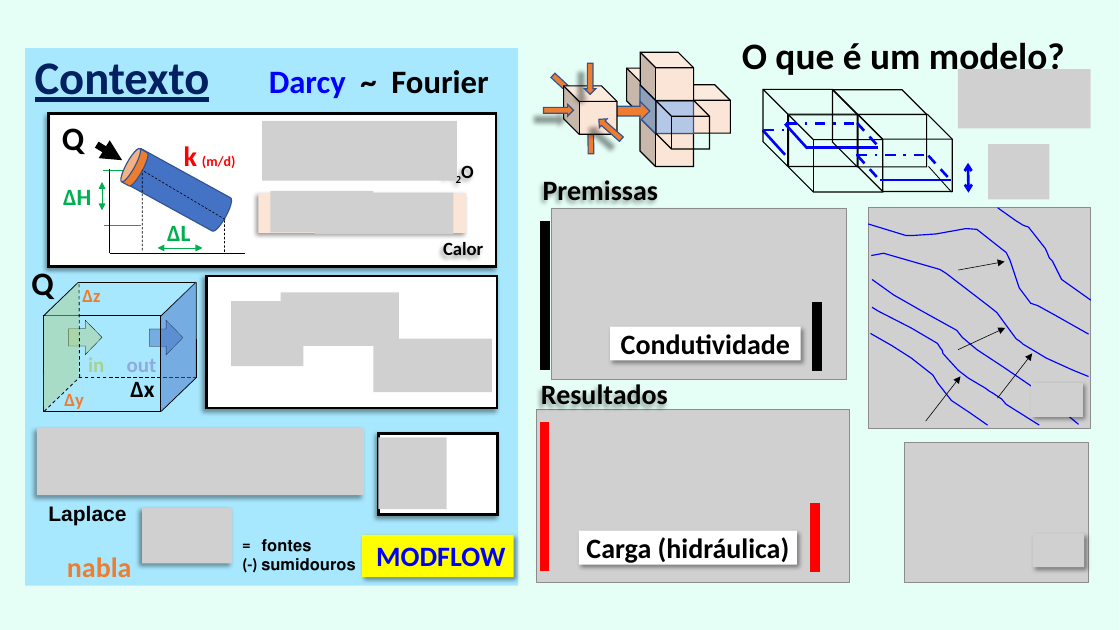
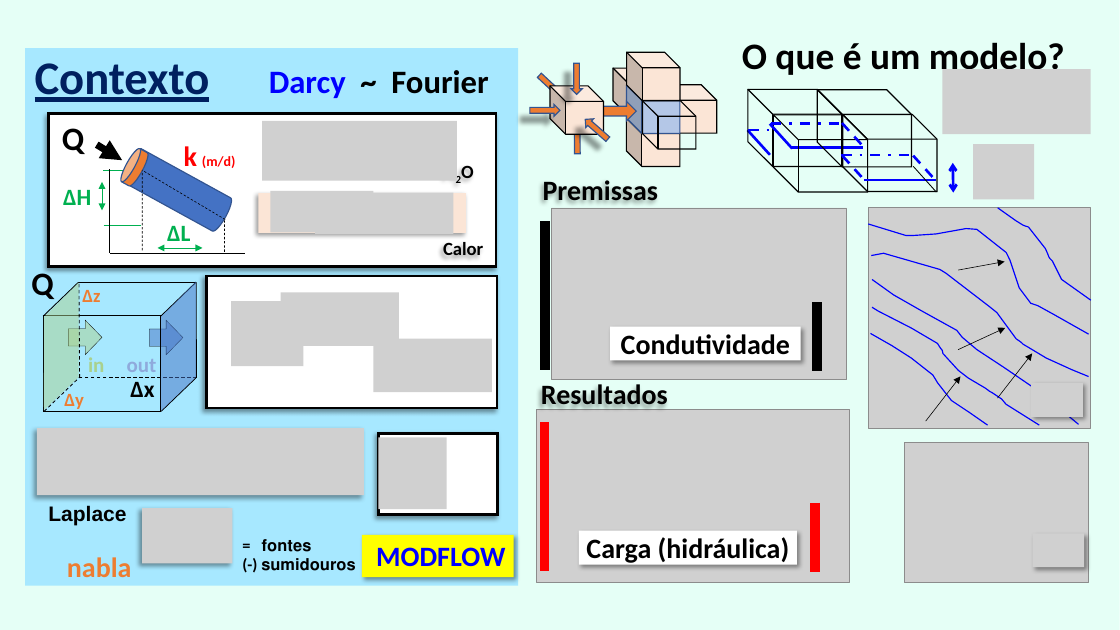
Before and after one commit to grossiRM/AM_FEG, a slide deck: slide 4 of Plano_V02_iii_AM_FEG/d_Topicos Especiais - Introducao a Manufatura Aditiva para Metais.pptx. Drawn at 1120x630 pixels with LibreOffice and Linux fonts; fonts in the diff are those of the drawing; grey boxes stand for pictures. Boxes give left, top, right and bottom in pixels: in the first picture for what was removed or moved away, otherwise in the second. Text is boxed around its words. In the diff, an @@ line names an element or a change of style, - is before the commit and + after.

```diff
--- a/Plano_V02_iii_AM_FEG/d_Topicos Especiais - Introducao a Manufatura Aditiva para Metais.pptx
+++ b/Plano_V02_iii_AM_FEG/d_Topicos Especiais - Introducao a Manufatura Aditiva para Metais.pptx
@@ picture: place and size @@
-picture at (958,69,1091,129)
+picture at (943,69,1091,134)
@@ 11 cubes, 11 lines, 6 right arrows, 1 picture, 1 double arrow: place and size @@
-11 cubes, 11 lines, 6 right arrows, 1 picture, 1 double arrow at (544,52,1049,200)
+11 cubes, 11 lines, 6 right arrows, 1 picture, 1 double arrow at (530,52,1034,200)
```
Also in this commit, not shown: 10 other slides changed, 6 slides removed, 1 other file.
